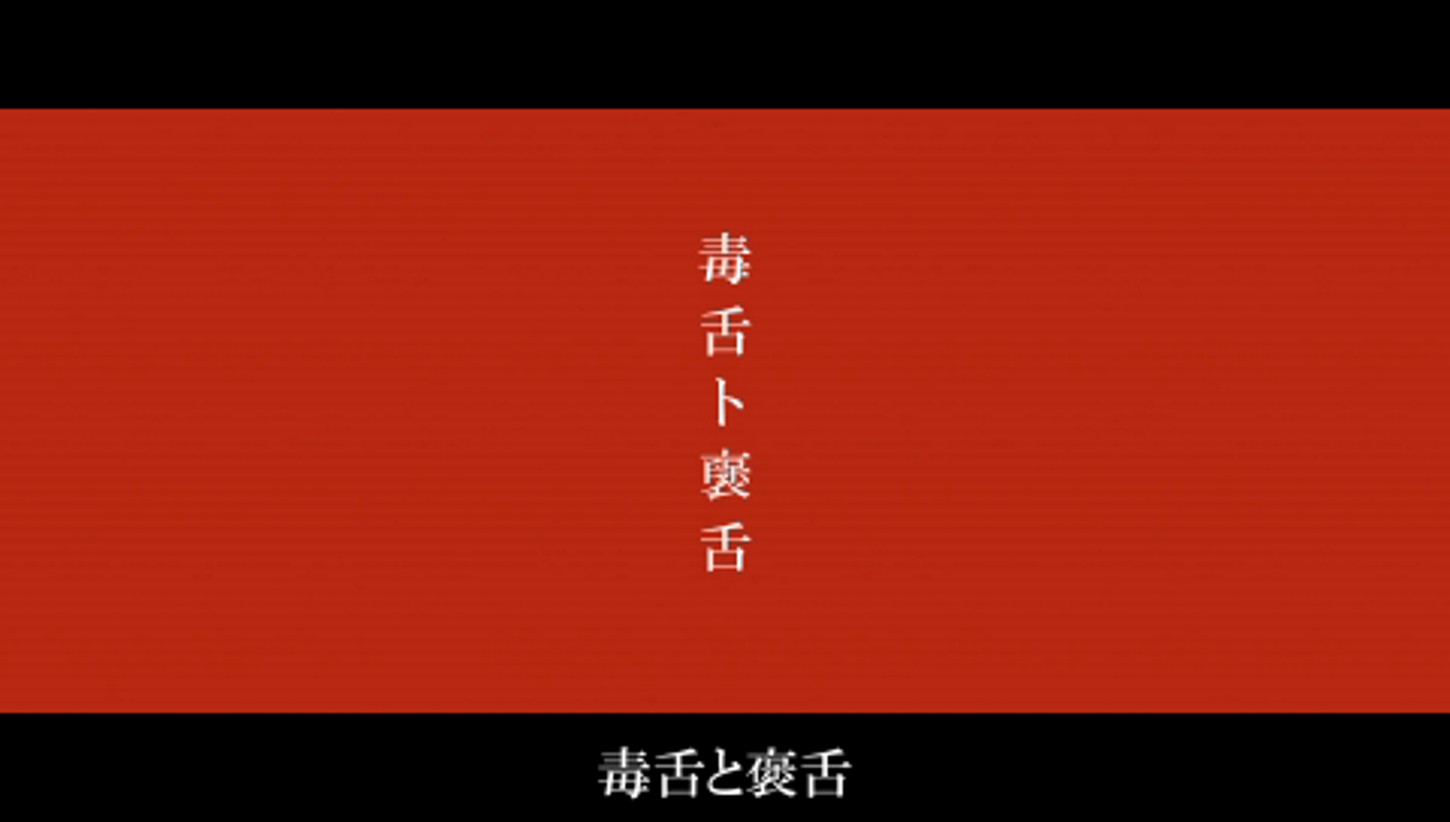
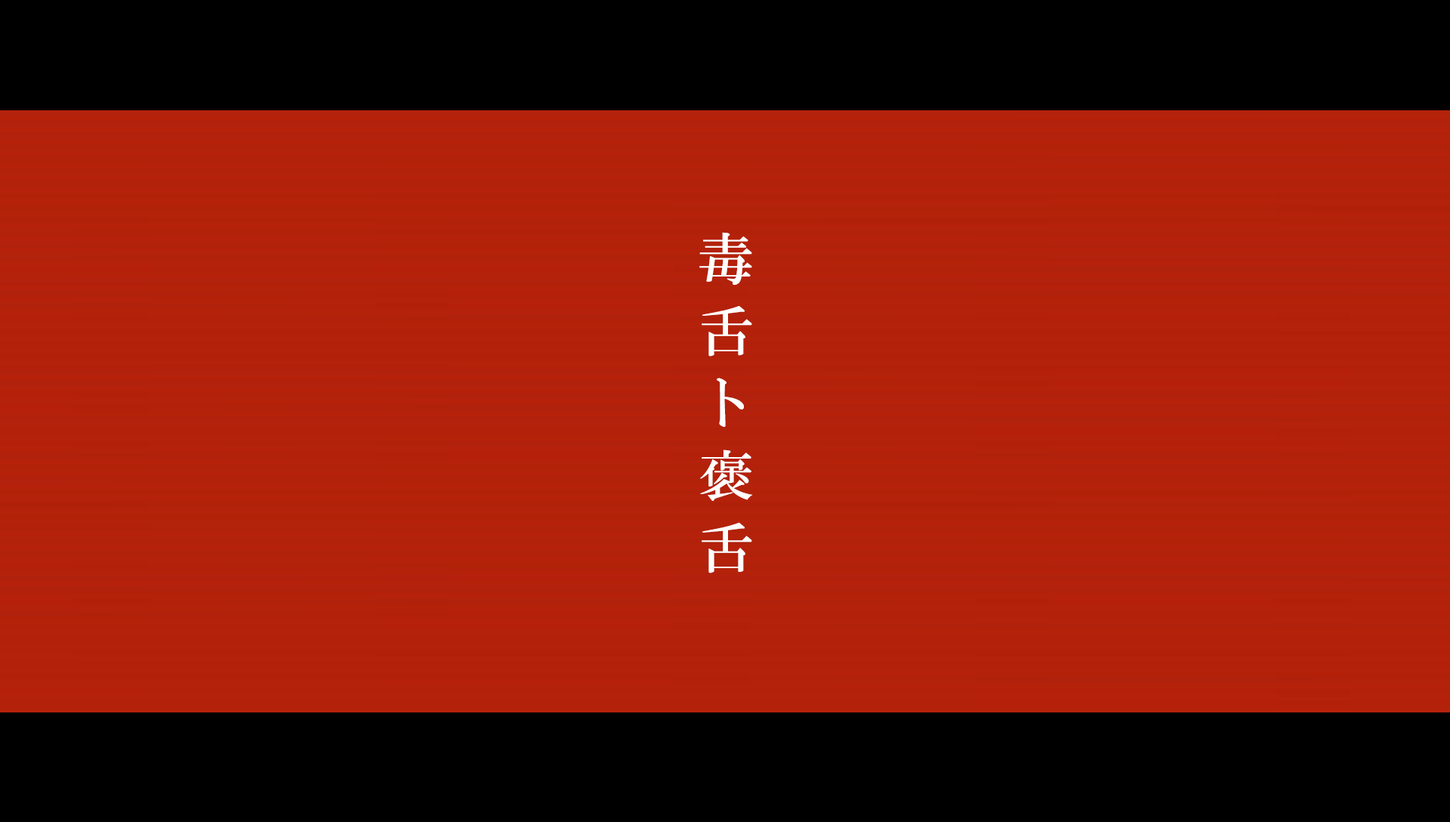
The second 1450px x 822px image is a revision of the first. Changes to its layers:
added layer "毒舌ト褒舌" above "Layer 2" over 699, 231, 753, 574
showed "Layer 2" over 0, 107, 1450, 803
